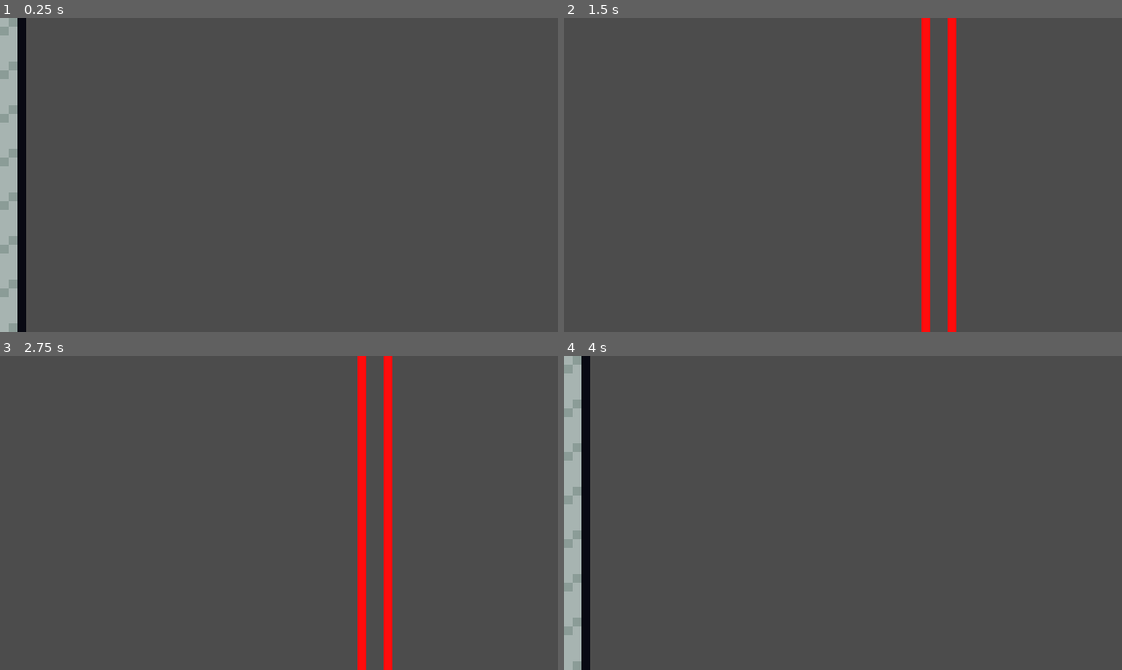
Above: before the commit, frames 1-4 (two rows, left to right).
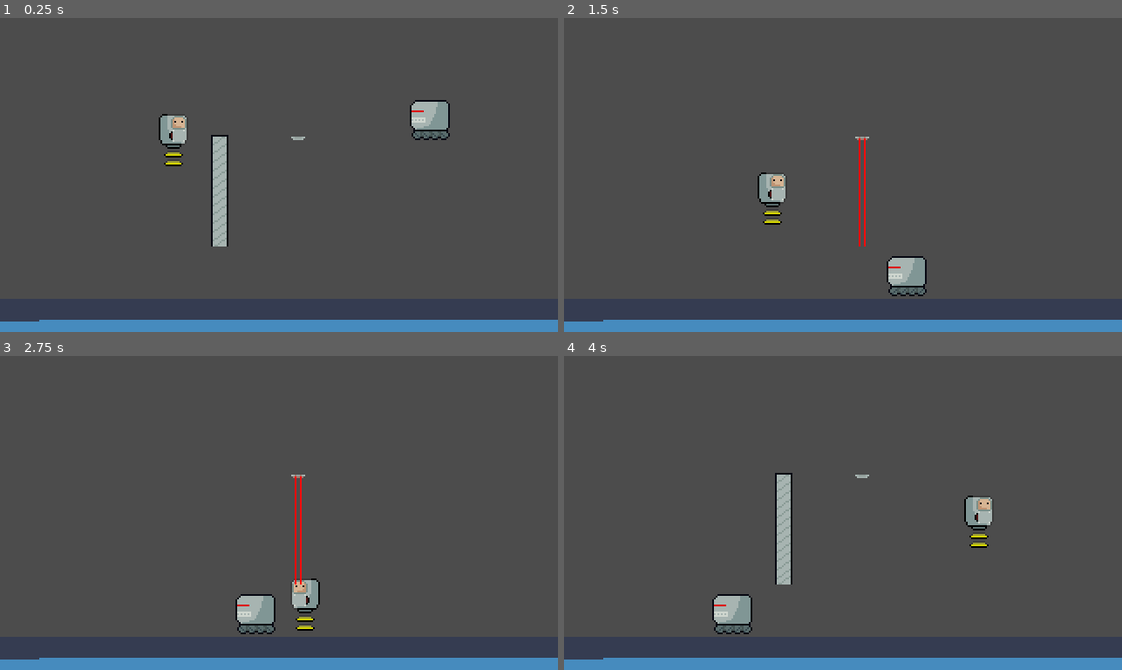
Above: after the commit, the same moments.

Repository: bruhrator420/MAD-Game-Jam-Project
Game: Godot game, scene res://Scenes/Level.tscn
The game is run twice, just before and just after one commit, with the same random seed, the same clock (stepped at 60 frames per second) and the same inputs. The project has no main scene, so this scene is started directly. The engine's default icon, where the game draws it, is replaced by a stand-in: a white triangle on a blue panel in a dark square.
Inputs:
- Up to frame 1 (0.25 s): no input
- Up to frame 2 (1.5 s): hold Right (ui_right) from 0.53 s (still down); tap X (attack) at 0.6 s; tap Space (jump) at 0.77 s; tap Z (night) at 1.35 s
- Up to frame 3 (2.75 s): tap Space (jump) at 1.52 s; release Right (ui_right) at 2.03 s; hold Left (ui_left) from 2.03 s (still down); tap E (use) at 2.1 s
- Up to frame 4 (4 s): release Left (ui_left) at 2.78 s; hold Right (ui_right) from 2.78 s (still down); tap X (attack) at 2.85 s; tap Space (jump) at 3.02, 3.77 s; hold Z (night) from 3.53 s (still down)

The runs differ from the first frame. In frame 1, 11% of the frame differs, in the area x 0-100%, y 0-100%; in frame 2, 8.4%; in frame 3, 8.5%; in frame 4, 11%.

Commit message:
Update Level.tscn

Diff:
--- a/Project/Scenes/Level.tscn
+++ b/Project/Scenes/Level.tscn
@@ -58,7 +58,6 @@
 [node name="Camera2D" type="Camera2D" parent="."]
 position = Vector2( 427, 263 )
 current = true
-zoom = Vector2( 0.2, 0.2 )
 limit_left = 0
 limit_top = 28
 limit_right = 1432
